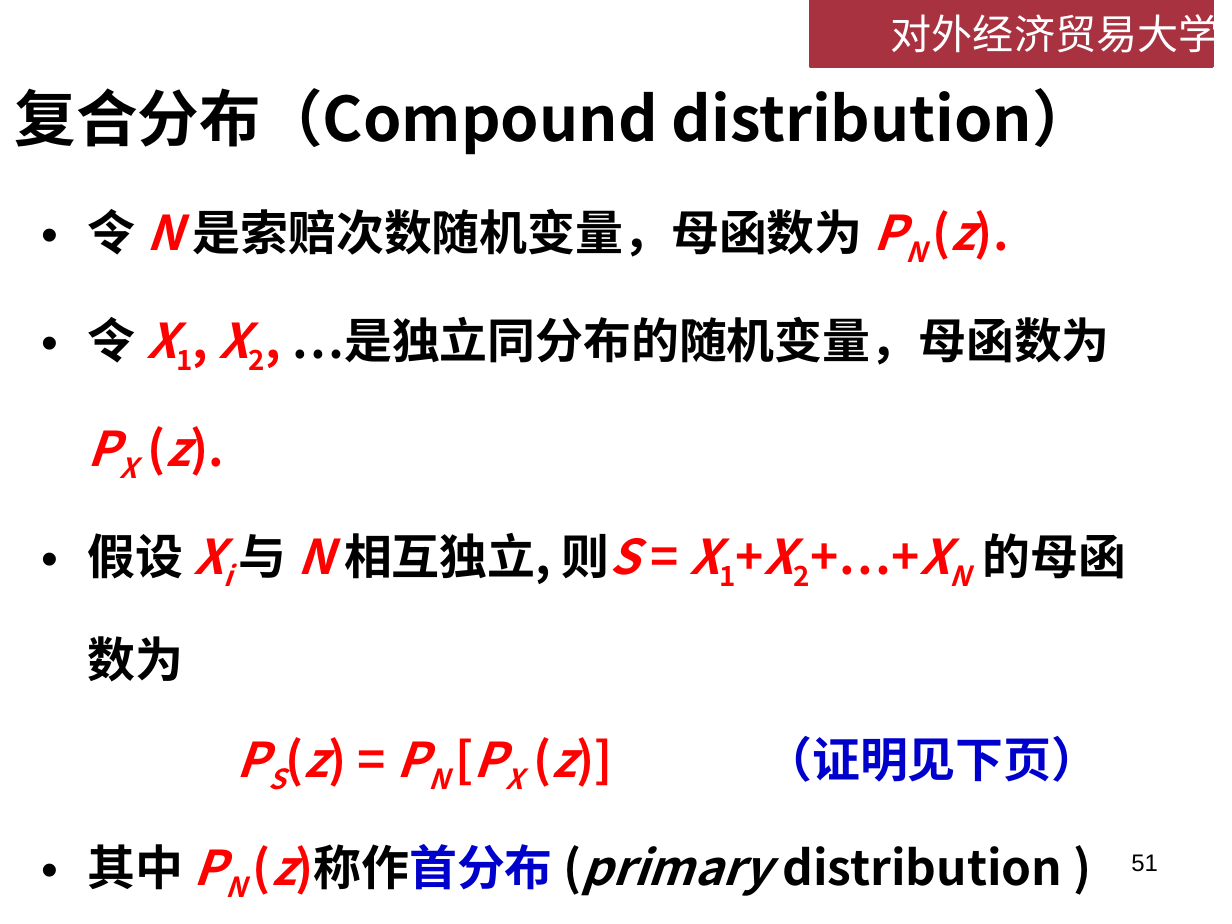
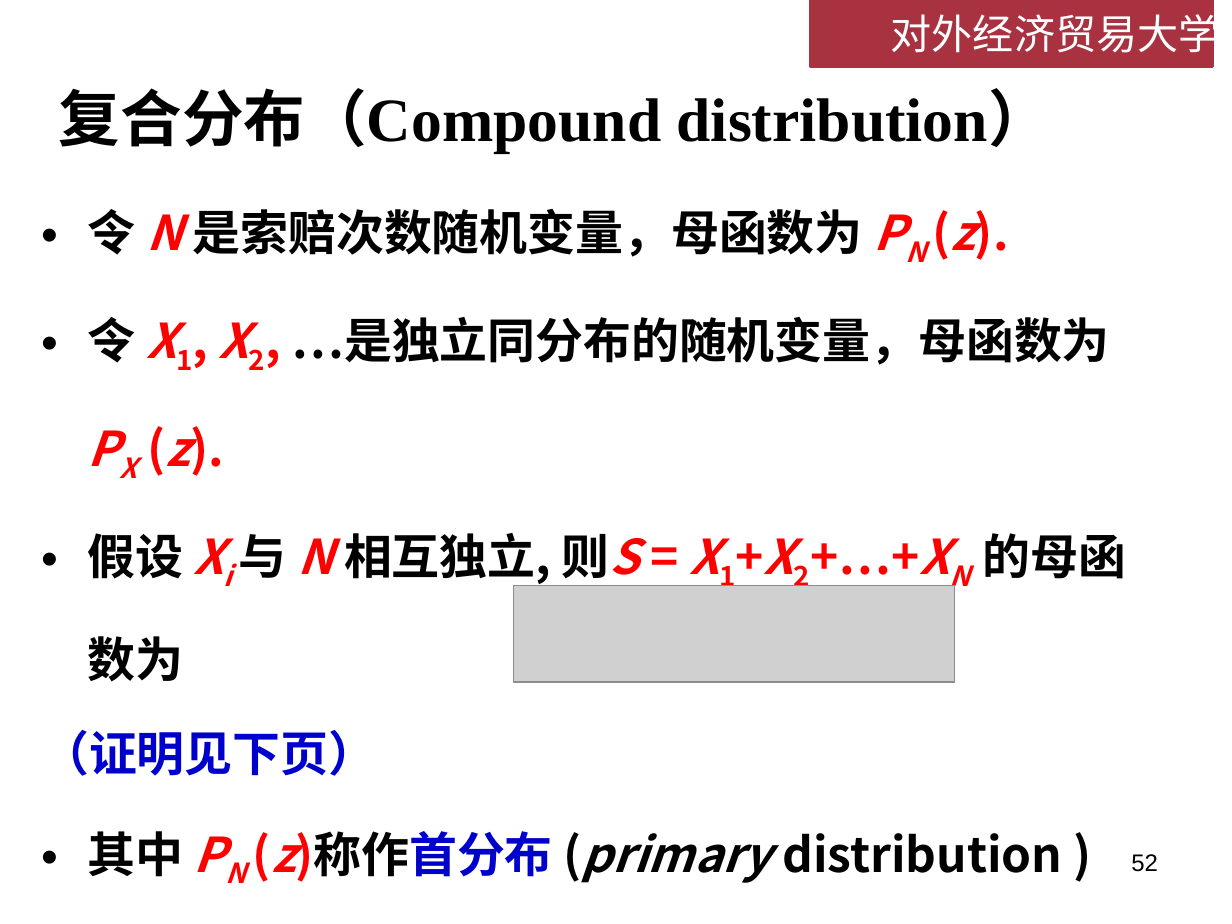
Before and after one commit to lizhengxiao/Non-life-Insurance-Actuarial-Science, a slide deck: slide 52 of Lectures/Week 4 - 损失次数模型.pptx (slide 51 before the commit). Drawn at 1232x924 pixels with LibreOffice and Linux fonts; fonts in the diff are those of the drawing; grey boxes stand for pictures; background and template pictures are left out. Boxes give left, top, right and bottom in pixels: in the first picture for what was removed or moved away, otherwise in the second. Text is boxed around its words. In the diff, an @@ line names an element or a change of style, - is before the commit and + after.

```diff
--- a/Lectures/Week 4 - 损失次数模型.pptx
+++ b/Lectures/Week 4 - 损失次数模型.pptx
@@ title "复合分布（Compound distribution）" at (59,88,1050,154): font Noto Sans CJK SC to Times New Roman in "复合分布（Compound distribution）" @@
@@ picture added at (514,585,955,683) @@
@@ text at (41,730,376,776): text changed; text colour #FF0000 to #0000CC @@
-PS(z) = PN [PX (z)] （证明见下页）
+（证明见下页）
@@ page number at (1131,854,1158,872): text changed @@
-51
+52
```
Also in this commit, not shown: 12 other slides changed, 5 slides added, 1 slide removed, 2 other files.
